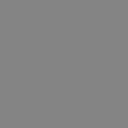
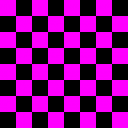
Layers edited between the first and the second 128px x 128px image:
added layer "Layer 4" above "Layer 3" over [0, 0, 128, 128]
hid "Layer 3" over [0, 0, 128, 128]
